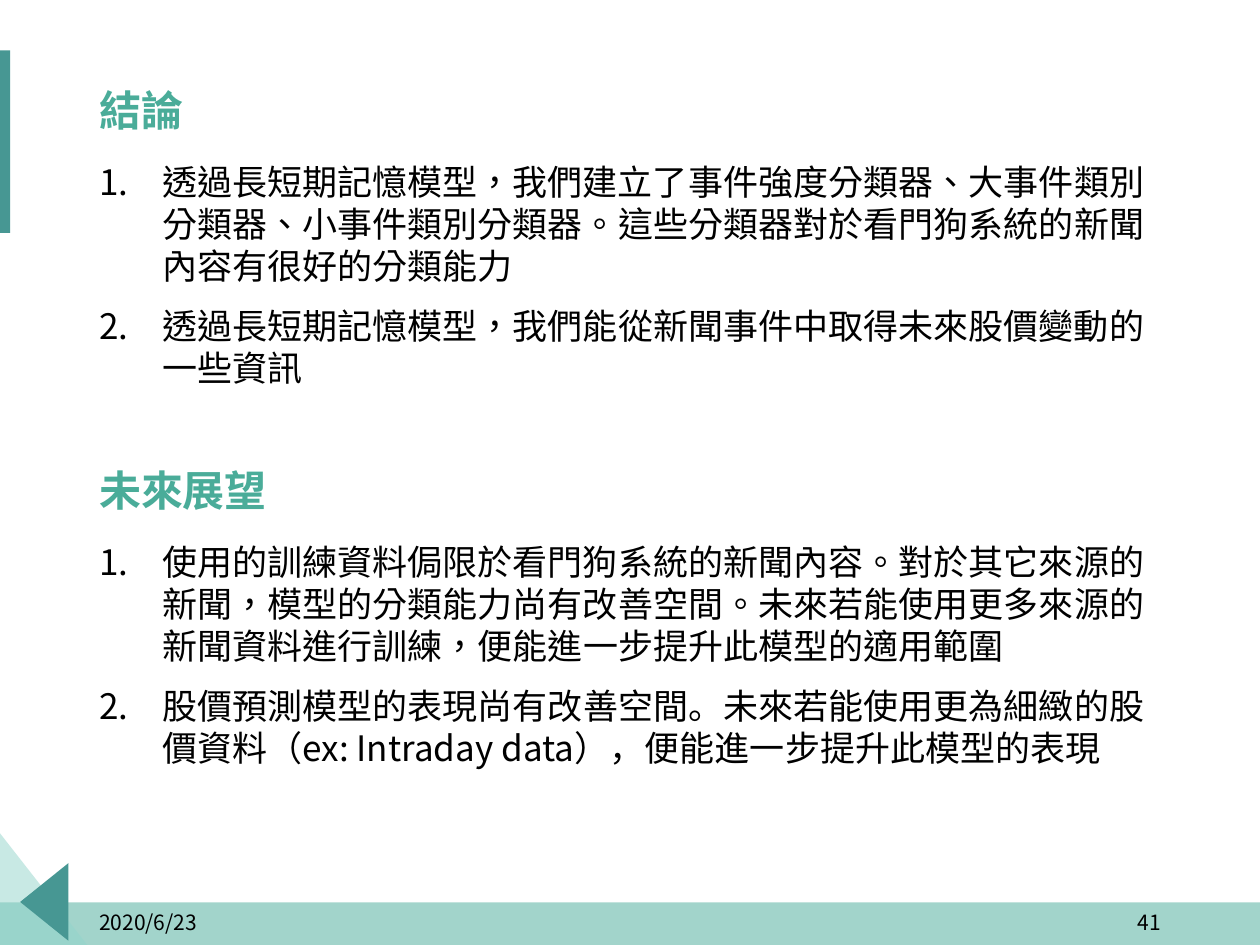
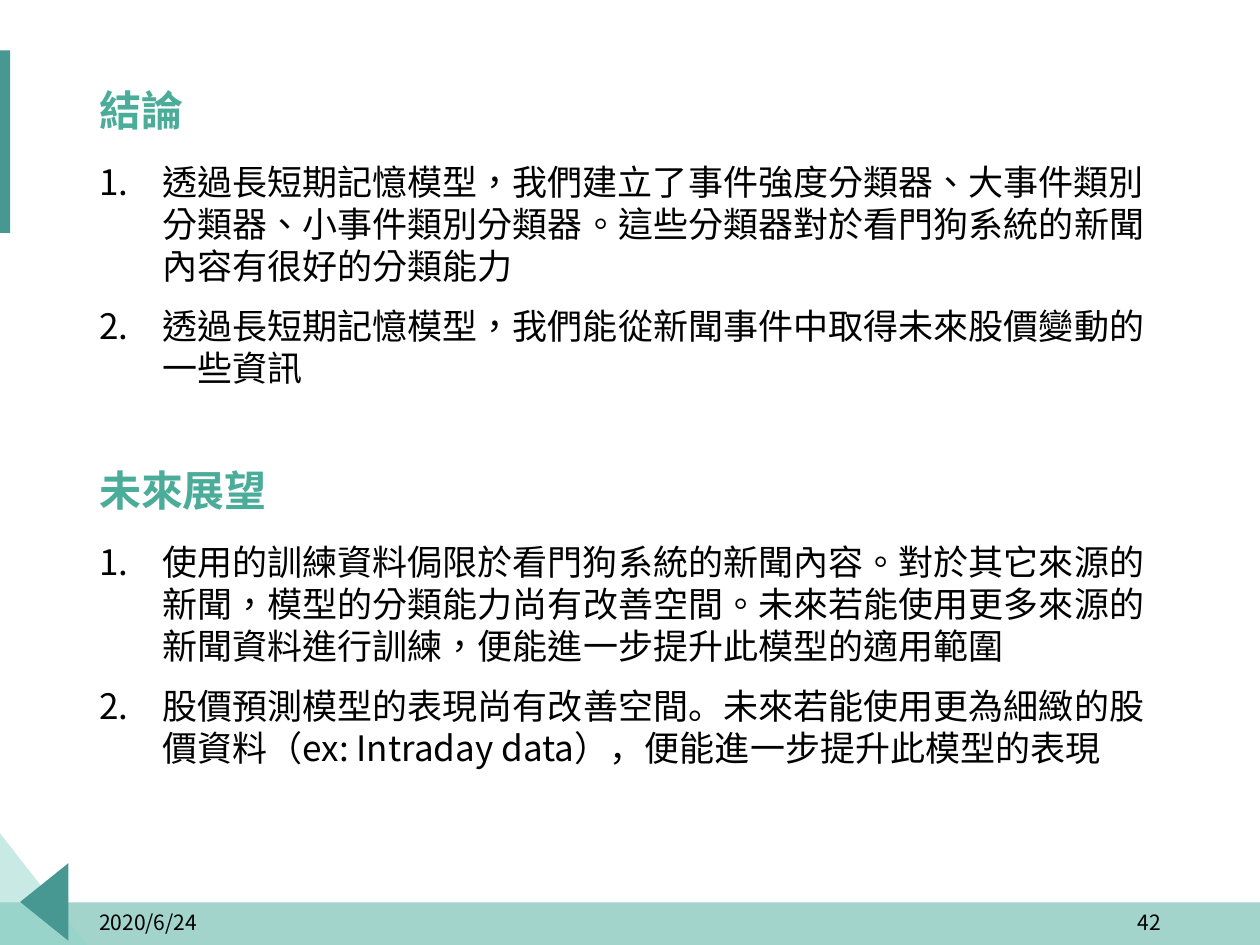
Before and after one commit to p314008dsa/Text-mining, a slide deck: slide 42 of 報告擋/玉山_題目一_組別二.pptx (slide 41 before the commit). Drawn at 1260x945 pixels with LibreOffice and Linux fonts; fonts in the diff are those of the drawing; background and template pictures are left out. Boxes give left, top, right and bottom in pixels: in the first picture for what was removed or moved away, otherwise in the second. Text is boxed around its words. In the diff, an @@ line names an element or a change of style, - is before the commit and + after.

```diff
--- a/報告擋/玉山_題目一_組別二.pptx
+++ b/報告擋/玉山_題目一_組別二.pptx
@@ text at (99,913,197,934): text changed @@
-2020/6/23
+2020/6/24
@@ page number at (1137,914,1160,930): text changed @@
-41
+42
```
Also in this commit, not shown: 36 other slides changed, 1 slide added, 29 other files.
